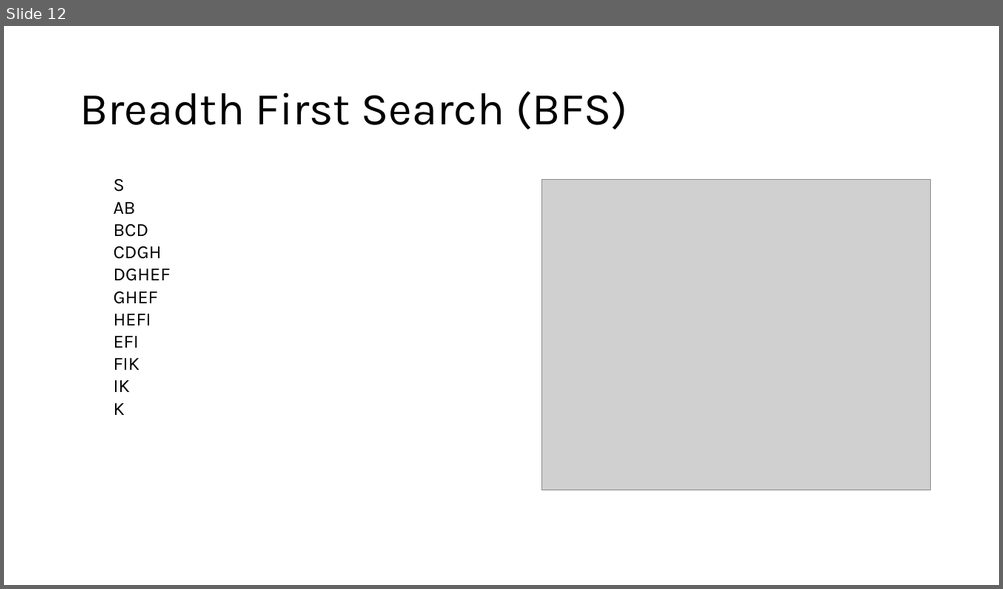
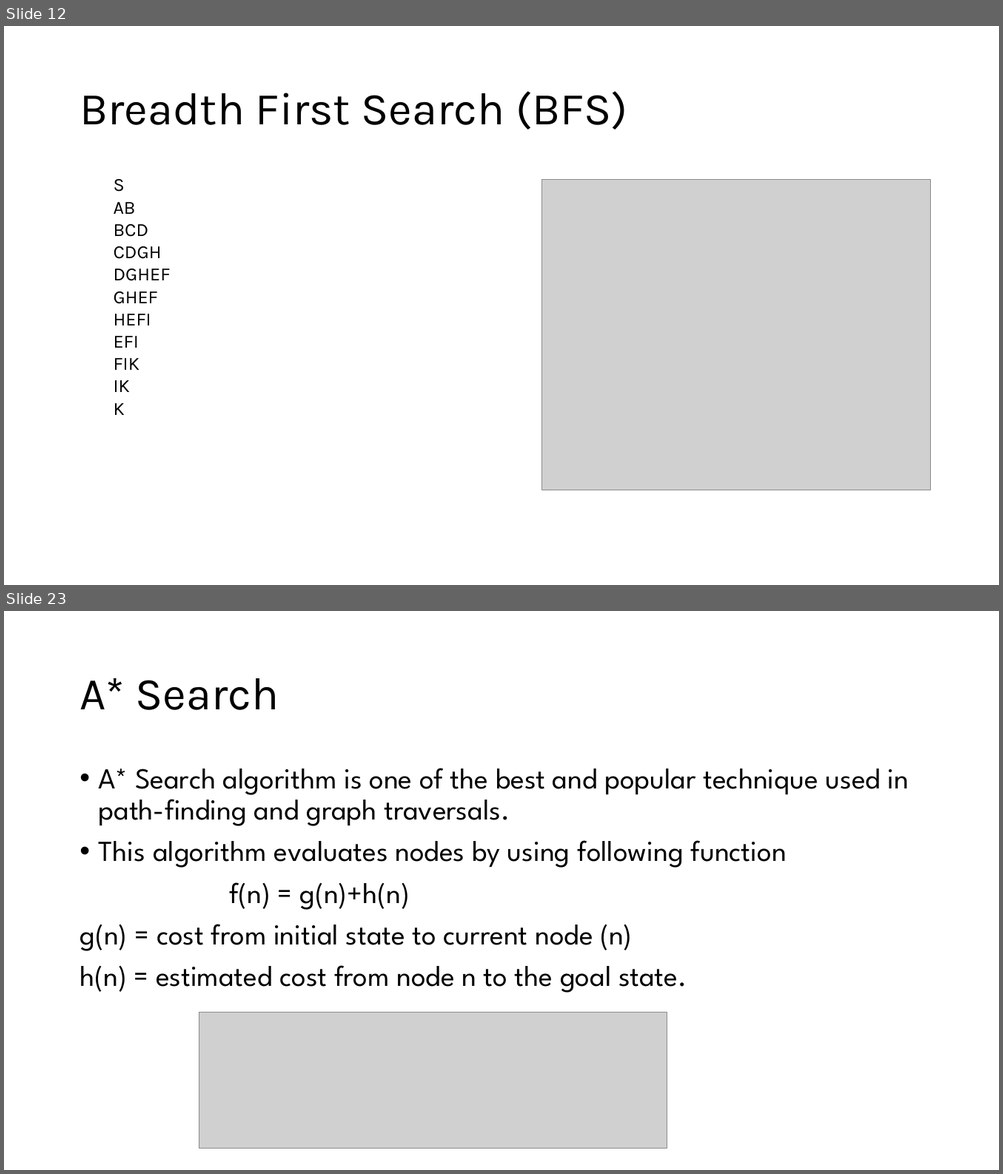
Before and after one commit to sdryasir/AI-Books, a slide deck: #1 Introduction to Artificial Intelligence (AI).pptx. Shown one above the other, each under a label of ours: slide 12 before the commit, slides 12 and 23 after it; the slides between them are not shown. The pictures are 1003x589 and 1003x1174 pixels, drawn with LibreOffice and Linux fonts; fonts in the diff are those of the drawing; grey boxes stand for pictures. Boxes give left, top, right and bottom in pixels: in the first picture for what was removed or moved away, otherwise in the second. Text is boxed around its words. In the diff, an @@ line names an element or a change of style, - is before the commit and + after.

```diff
--- a/#1 Introduction to Artificial Intelligence (AI).pptx
+++ b/#1 Introduction to Artificial Intelligence (AI).pptx
@@ slide 23 added at box(4, 611, 999, 1170), background #FFFFFF @@
@@ title added at box(79, 678, 279, 710), 44 pt, text #000000 @@
+A* Search
@@ text added at box(79, 768, 909, 993), 28 pt, text #000000 @@
+• A* Search algorithm is one of the best and popular technique used in path-finding and graph traversals.
+• This algorithm evaluates nodes by using following function
+f(n) = g(n)+h(n)
+g(n) = cost from initial state to current node (n)
+h(n) = estimated cost from node n to the goal state.
@@ picture added at box(199, 1012, 666, 1149) @@
```
Also in this commit, not shown: 12 other slides added, 1 slide removed, 1 other file.
